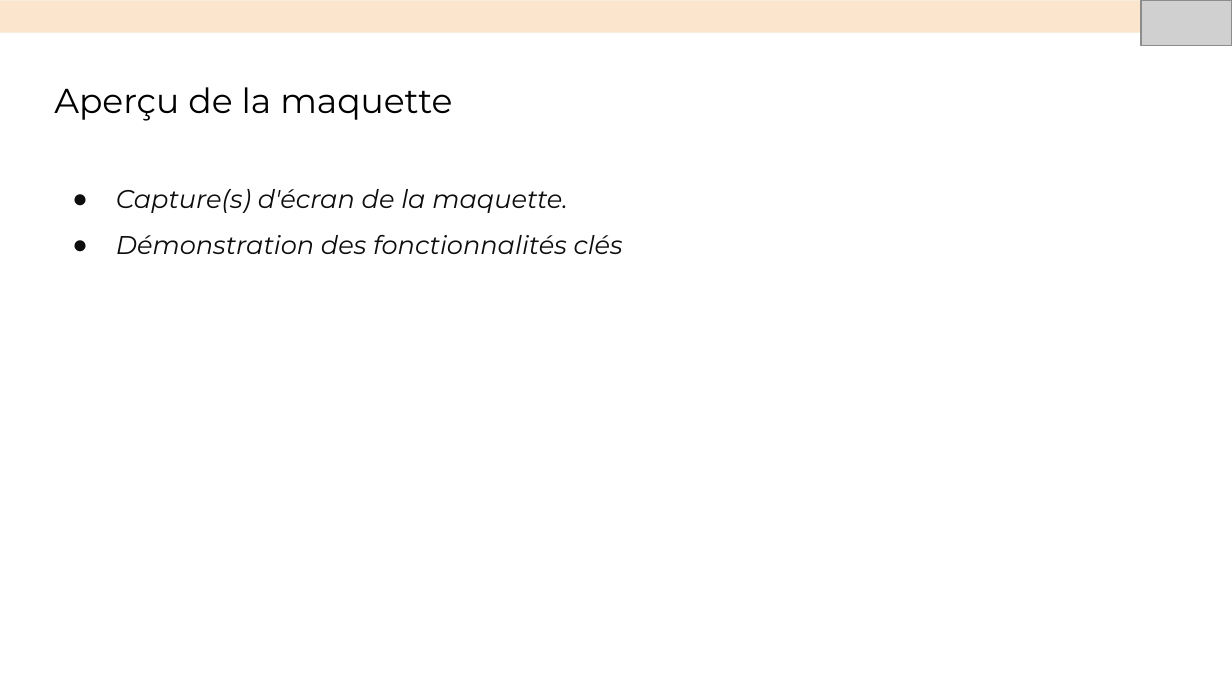
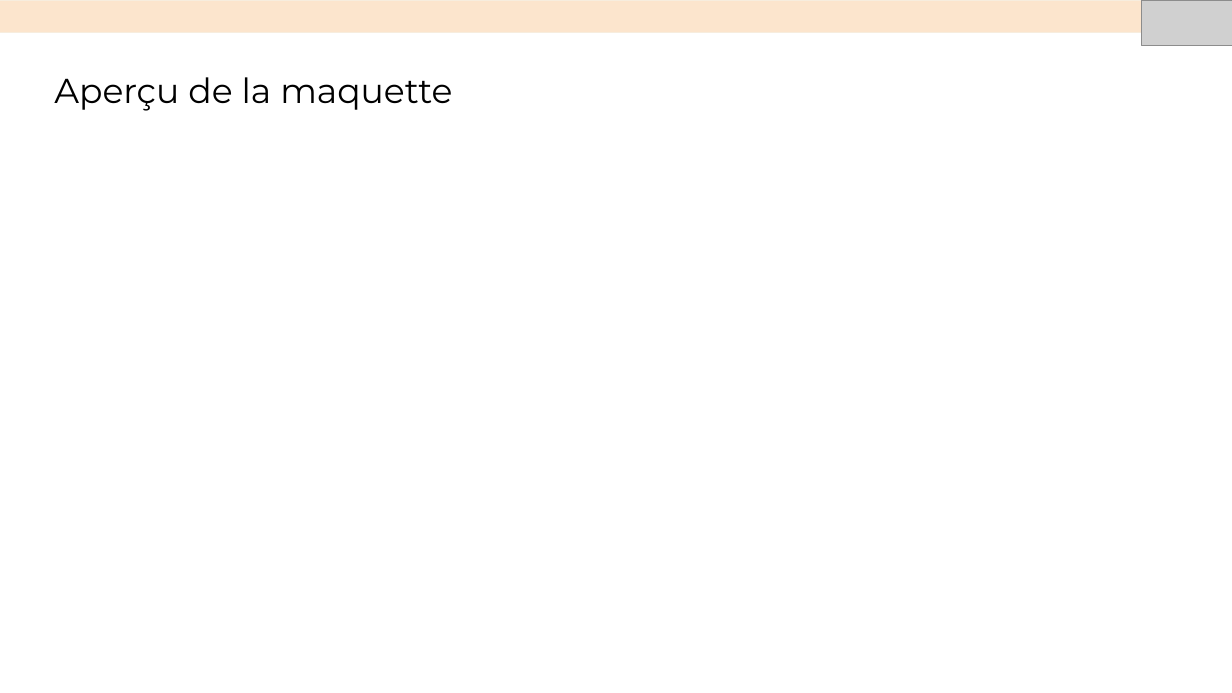
Before and after one commit to Nasus-Stackman/Projet7, a slide deck: slide 4 of Présentation.odp. Drawn at 1232x693 pixels with LibreOffice and Linux fonts; fonts in the diff are those of the drawing; grey boxes stand for pictures. Boxes give left, top, right and bottom in pixels: in the first picture for what was removed or moved away, otherwise in the second. Text is boxed around its words. In the diff, an @@ line names an element or a change of style, - is before the commit and + after.

```diff
--- a/Présentation.odp
+++ b/Présentation.odp
@@ title "Aperçu de la maquette": place and size @@
-title "Aperçu de la maquette" at <box>54,87,452,121</box>
+title "Aperçu de la maquette" at <box>54,77,452,111</box>
@@ text removed at <box>116,189,623,254</box> @@
-● Capture(s) d'écran de la maquette.
-● Démonstration des fonctionnalités clés
```
Also in this commit, not shown: 1 other slide changed, 2 slides added, 1 other file.
